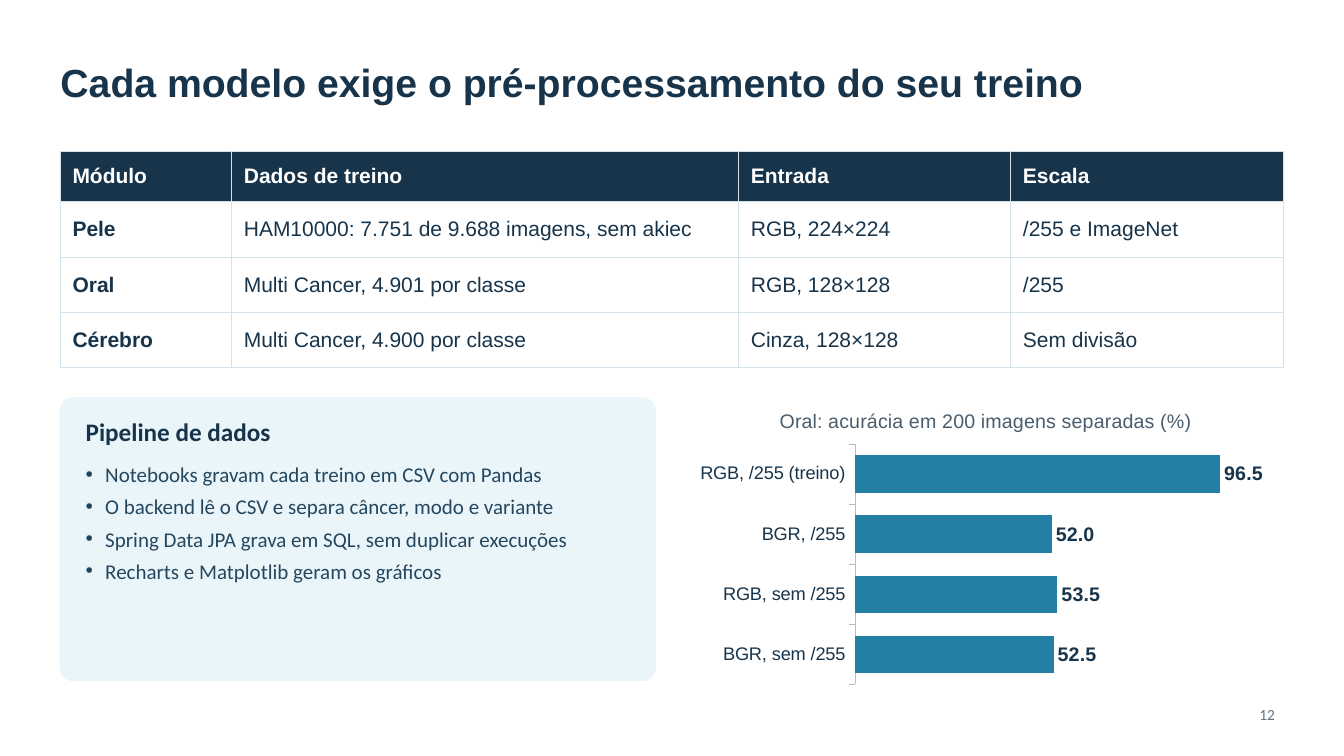
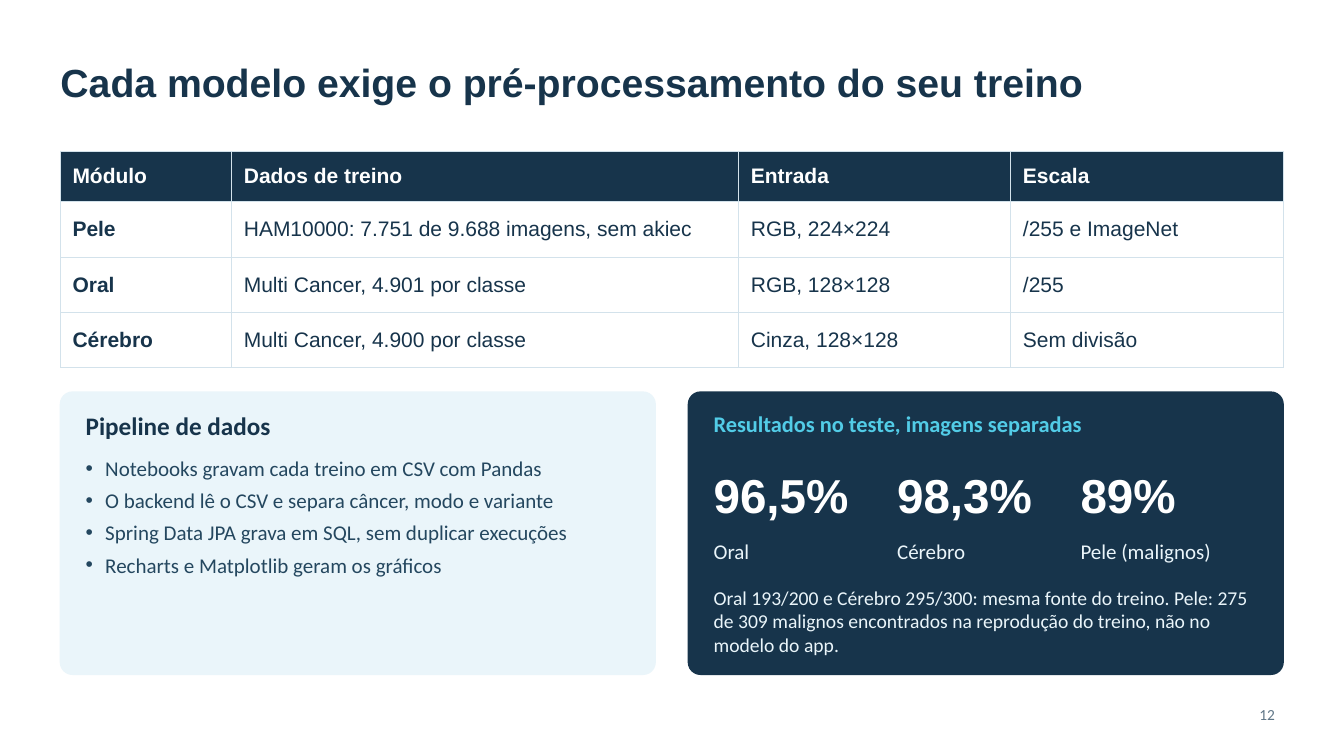
Before and after one commit to joaopgf/PixoraMed, a slide deck: slide 12 of docs/PixoraMed_final_presentation.pptx. Drawn at 1344x756 pixels with LibreOffice and Linux fonts; fonts in the diff are those of the drawing; background and template pictures are left out. Boxes give left, top, right and bottom in pixels: in the first picture for what was removed or moved away, otherwise in the second. Text is boxed around its words. In the diff, an @@ line names an element or a change of style, - is before the commit and + after.

```diff
--- a/docs/PixoraMed_final_presentation.pptx
+++ b/docs/PixoraMed_final_presentation.pptx
@@ 2 texts, 1 rounded rectangle: place and size @@
-2 texts, 1 rounded rectangle at box(60, 398, 655, 681)
+2 texts, 1 rounded rectangle at box(60, 392, 655, 675)
@@ bar chart removed at box(689, 393, 1284, 691) @@
-title "Oral: acurácia em 200 imagens separadas (%)"
-categories: RGB, /255 (treino), BGR, /255, RGB, sem /255, BGR, sem /255
-Series 1: 96.5, 52, 53.5, 52.5
@@ rounded rectangle added at box(689, 392, 1284, 675), fill #17344B, outline #17344B 1 pt @@
@@ text added at box(714, 416, 1082, 436), 16 pt, text #52CCE7, bold @@
+Resultados no teste, imagens separadas
@@ text added at box(714, 479, 849, 521), 34 pt, text #FFFFFF, bold @@
+96,5%
@@ text added at box(897, 479, 1032, 521), 34 pt, text #FFFFFF, bold @@
+98,3%
@@ text added at box(1081, 479, 1176, 514), 34 pt, text #FFFFFF, bold @@
+89%
@@ text added at box(714, 544, 750, 559), 15 pt, text #EAF5FA @@
+Oral
@@ text added at box(897, 544, 965, 559), 15 pt, text #EAF5FA @@
+Cérebro
@@ text added at box(1081, 544, 1210, 563), 15 pt, text #EAF5FA @@
+Pele (malignos)
@@ text added at box(714, 591, 1248, 655), 14 pt, text #EAF5FA @@
+Oral 193/200 e Cérebro 295/300: mesma fonte do treino. Pele: 275 de 309 malignos encontrados na reprodução do treino, não no modelo do app.
```
Also in this commit, not shown: 1 other slide changed, 3 slides removed, 5 other files.
